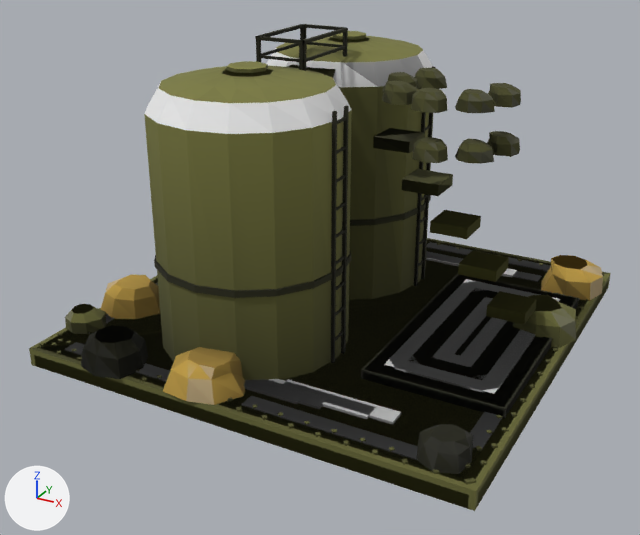
What one commit did to the glTF model assets/set_v5/meridian_ore_silo_damaged.glb.
Camera for both pictures: a camera (50 mm lens) standing at (6.27, -12.3, 7.1) and looking at (-0.18, -0.57, 1.23). Lighting does not change. The marker at lower left points along +X, +Y and +Z. The older version comes first. Vertices at exactly the same position are counted once.

The first picture shows 'body', 'body.001', 'body.002'.
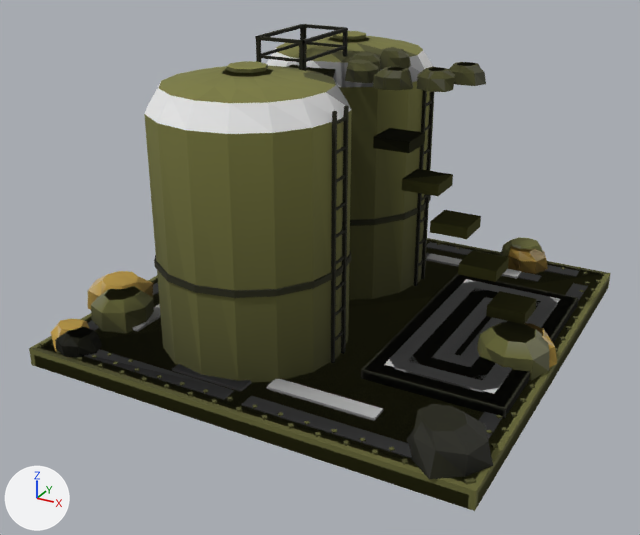
What differs and where, as boxes [x1, y1, x2, y2] in the pictures (640 x 535 px; the box of a moved part takes in the faces that stretch with it):
'body', reshaped: before [37, 24, 606, 507]; after [37, 24, 608, 505]
part 1 of me_mesh_0, rebuilt (53% wider, 51% taller): before [417, 424, 473, 474]; after [407, 404, 493, 480]
part 2 of me_mesh_0, added (yellow): after [51, 319, 90, 352]
part 3 of me_mesh_0, added (yellow): after [500, 237, 543, 270]
part 4 of me_mesh_0, added: after [55, 327, 102, 357]
part 5 of me_mesh_0, deleted: before [81, 253, 587, 425]
part 6 of me_mesh_0, moved or reshaped: before [71, 251, 561, 409]; after [88, 253, 535, 421]
part 7 of me_mesh_0, moved or reshaped: before [382, 68, 521, 113]; after [345, 48, 475, 91]
part 8 of me_mesh_0, recoloured: [49, 43, 604, 479] in both
part 9 of me_mesh_1, added: after [525, 323, 557, 368]
part 10 of me_mesh_1, added (yellow): after [508, 247, 548, 274]
part 11 of me_mesh_1, added (yellow): after [459, 62, 486, 86]
part 12 of me_mesh_1, added (yellow): after [428, 68, 455, 92]
part 13 of me_mesh_1, added (yellow): after [384, 67, 413, 90]
part 14 of me_mesh_1, added (yellow): after [91, 286, 139, 331]
part 15 of me_mesh_1, added (yellow): after [503, 324, 549, 381]
part 16 of me_mesh_1, deleted: before [65, 131, 603, 348]
part 17 of me_mesh_1, edited (looks the same): [41, 240, 604, 483] in both

The change in detail:
me_mesh_0 is used by ob_body; parent ob_meridian_ore_silo_damaged_lod0; location (0.0, 0.0, 0.0).
me_mesh_0 had 2496 vertices, 3426 faces and spanned x -3.85..3.79, y -3.85..3.94, z 0.0..4.9.
me_mesh_0 now has 2424 vertices, 3336 faces and spans x -4.11..3.72, y -3.76..3.97, z 0.0..4.9.
me_mesh_0 part 1: the loose piece of 24 vertices spanning x 2.72..3.44, y -3.61..-2.78, z 0.3..0.63 is rebuilt with 24 vertices and now spans x 2.52..3.72, y -3.76..-2.54, z 0.3..0.8.
me_mesh_0 part 2: a new loose piece of 24 vertices spanning x -3.65..-2.88, y -3.58..-2.84, z 0.3..0.61, in mat_paint.
me_mesh_0 part 3: a new loose piece of 24 vertices spanning x 1.63..2.54, y 2.94..3.97, z 0.3..0.7, in mat_paint2.
me_mesh_0 part 4: a new loose piece of 24 vertices spanning x -3.37..-2.64, y -3.65..-2.94, z 0.3..0.6, in mat_metal.
me_mesh_0 part 5: 13 loose pieces with 168 vertices, spanning x -3.8..3.75, y -3.85..3.3, z 0.3..0.8, are deleted.
me_mesh_0 part 6: 116 vertices moved from x -3.85..3.79, y -3.08..2.94, z 0.3..0.81 to x -4.11..3.67, y -3.17..3.17, z 0.3..0.81; 52 vertices removed from x -3.52..1.96, y 2.64..3.94, z 0.3..0.79; 4 vertices added at x -0.03, y 2.89..3.17, z 0.3..0.34.
me_mesh_0 part 7: 144 vertices moved from x 0.46..2.66, y -0.8..1.1, z 4.08..4.34 to x -0.1..2.1, y -0.87..1.07, z 4.35..4.61.
me_mesh_0 part 8: 957 kept faces spanning x -4.11..3.7, y -3.7..3.7, z 0.0..4.9 get new vertex colours; the middle colour goes from yellow #999851 to yellow #999951.
Other edits to the shape of me_mesh_0 do not show in these pictures.
me_mesh_1 is used by ob_body_001; parent ob_meridian_ore_silo_damaged_lod1; location (0.0, 0.0, 0.0).
me_mesh_1 had 559 vertices, 848 faces and spanned x -3.82..3.8, y -3.85..3.94, z 0.0..4.56.
me_mesh_1 now has 520 vertices, 808 faces and spans x -3.7..3.73, y -3.7..3.76, z 0.0..4.61.
me_mesh_1 part 9: a new loose piece of 24 vertices spanning x 2.66..3.73, y -0.59..0.35, z 0.3..0.72, in mat_paint.
me_mesh_1 part 10: a new loose piece of 24 vertices spanning x 1.78..2.62, y 2.89..3.76, z 0.3..0.66, in mat_paint.
me_mesh_1 part 11: a new loose piece of 24 vertices spanning x 1.54..2.15, y -0.03..0.51, z 4.35..4.61, in mat_paint2.
me_mesh_1 part 12: a new loose piece of 24 vertices spanning x 1.36..1.87, y -0.64..-0.12, z 4.35..4.61, in mat_paint2.
me_mesh_1 part 13: a new loose piece of 24 vertices spanning x 0.77..1.35, y -0.87..-0.3, z 4.35..4.61, in mat_paint2.
me_mesh_1 part 14: a new loose piece of 24 vertices spanning x -3.6..-2.62, y -2.69..-1.68, z 0.3..0.76, in mat_paint2.
me_mesh_1 part 15: a new loose piece of 24 vertices spanning x 2.53..3.69, y -0.98..0.18, z 0.3..0.81, in mat_paint2.
me_mesh_1 part 16: 13 loose pieces with 232 vertices, spanning x -3.82..3.8, y -3.85..3.94, z 0.3..3.62, are deleted.
me_mesh_1 part 17: 194 kept faces spanning x -3.7..3.7, y -3.7..3.7, z 0.0..4.5 get new vertex colours.
Other edits to the shape of me_mesh_1 do not show in these pictures.
